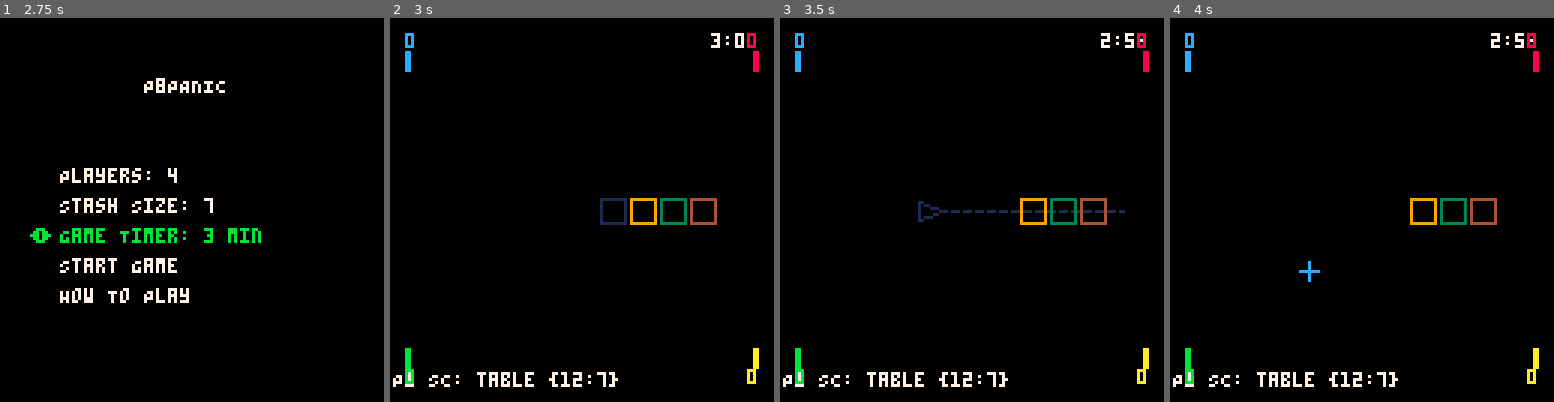
Above: before the commit, frames 1-4 (left to right).
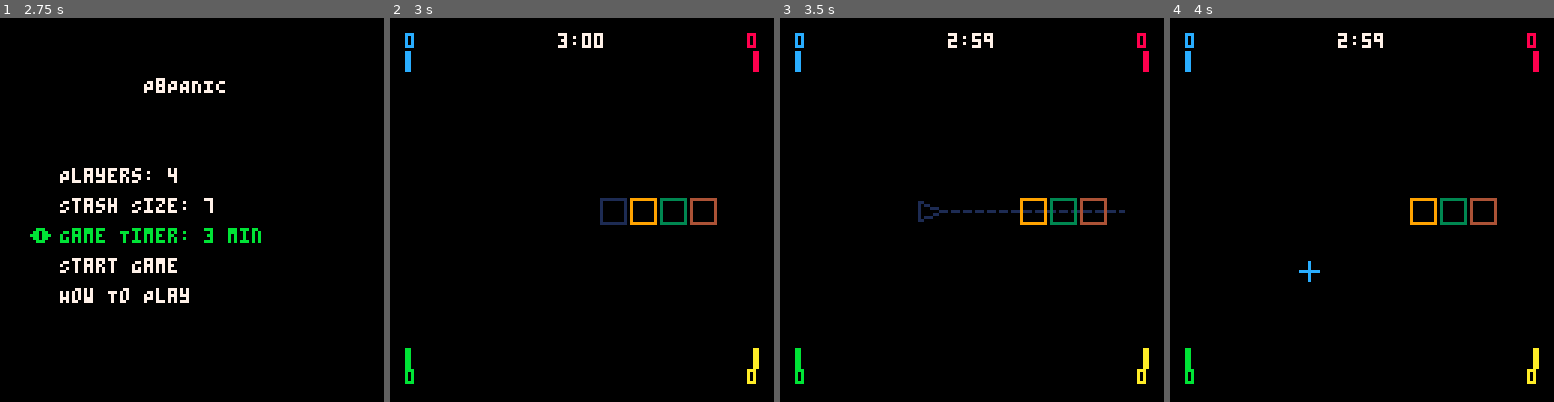
Above: after the commit, the same moments.

Repository: Arcadesys/p8panic
Game: PICO-8 cartridge p_8_panic.p8
Two runs of this game, one before a commit and one after it. Both use one fixed random seed, a clock stepped at 60 frames per second and the inputs below.
Inputs:
- Up to frame 1 (2.75 s): tap X (X key) at 0.33, 1.07, 1.85 s; tap O (Z key) at 0.7, 1.7, 2.1, 2.5 s; hold Right 1.6-2.1 s; hold Up 2.15-2.42 s; hold Right from 2.47 s (still down)
- Up to frame 2 (3 s): keep holding Right; tap O (Z key) at 2.9 s; tap X (X key) at 2.97 s
- Up to frame 3 (3.5 s): release Right at 3.03 s; hold Left from 3.08 s (still down); tap O (Z key) at 3.3 s
- Up to frame 4 (4 s): release Left at 3.58 s; hold Down 3.63-3.97 s; tap O (Z key) at 3.7 s

Frame 1 is identical in both runs. In frame 2, 1.1% of the frame differs, in the area x 0-93%, y 3-97%; in frame 3, 1.1%; in frame 4, 1.1%.

Commit message:
Remove debug print for Player 1's stash_counts in game HUD; adjust timer display position to center.

Diff:
--- a/p_8_panic.p8
+++ b/p_8_panic.p8
@@ -1030,22 +1030,6 @@
         total_stash_block_width = (num_distinct_colors * bar_width) + ((num_distinct_colors - 1) * bar_h_spacing)
       else
         total_stash_block_width = 0
-      end
-
-      -- Updated debug print for Player 1's stash_counts to handle map-like table
-      if p.id == 1 then
-        local debug_stash_text = "P1 SC: " .. type(p.stash_counts)
-        if type(p.stash_counts) == "table" then
-          debug_stash_text = debug_stash_text .. " {"
-          local first_entry = true
-          for c_key, c_val in pairs(p.stash_counts) do
-            if not first_entry then debug_stash_text = debug_stash_text .. ", " end
-            debug_stash_text = debug_stash_text .. tostring(c_key) .. ":" .. tostring(c_val)
-            first_entry = false
-          end
-          debug_stash_text = debug_stash_text .. "}"
-        end
-        print(debug_stash_text, 1, screen_h - margin - 5, 7)
       end
 
       local block_render_start_x
@@ -1473,7 +1457,7 @@
     seconds_str = tostr(seconds)
   end
   local timer_str = tostr(minutes) .. ":" .. seconds_str
-  print(timer_str, 128 - #timer_str * 4 - 5, 5, 7) -- Top-right, adjust x as needed
+  print(timer_str, 64 - #timer_str * 2, 5, 7) -- Top-center
 
   if pieces then
     for piece_obj in all(pieces) do
--- a/src/6.ui.lua
+++ b/src/6.ui.lua
@@ -98,22 +98,6 @@
         total_stash_block_width = 0
       end
 
-      -- Updated debug print for Player 1's stash_counts to handle map-like table
-      if p.id == 1 then
-        local debug_stash_text = "P1 SC: " .. type(p.stash_counts)
-        if type(p.stash_counts) == "table" then
-          debug_stash_text = debug_stash_text .. " {"
-          local first_entry = true
-          for c_key, c_val in pairs(p.stash_counts) do
-            if not first_entry then debug_stash_text = debug_stash_text .. ", " end
-            debug_stash_text = debug_stash_text .. tostring(c_key) .. ":" .. tostring(c_val)
-            first_entry = false
-          end
-          debug_stash_text = debug_stash_text .. "}"
-        end
-        print(debug_stash_text, 1, screen_h - margin - 5, 7)
-      end
-
       local block_render_start_x
       if align_right then
         block_render_start_x = current_x_anchor - total_stash_block_width
